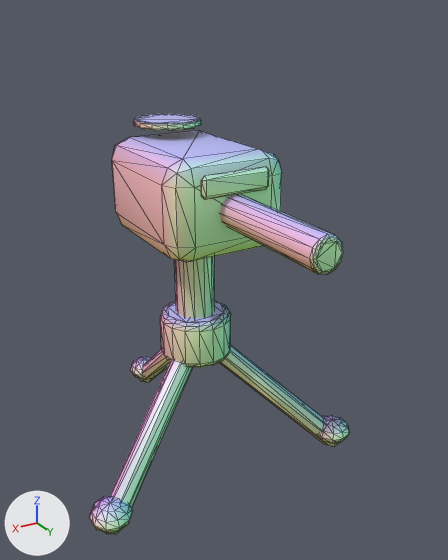
The glTF model game/assets/models/props/gad_sentry.glb, before and after one commit.
Camera for both pictures: a camera (50 mm lens) standing at (0.163, 0.306, 0.263) and looking at (-0.008, 0.02, 0.121). Arrows for +X, +Y and +Z are at lower left; the lights stay in place. The first picture is the older version. Mesh edges are drawn as thin lines. Where no turn or scale is listed for an object, it has been applied to the vertices. Vertices at exactly the same position are counted once.

Names of what the first picture shows: 'base', 'head'.
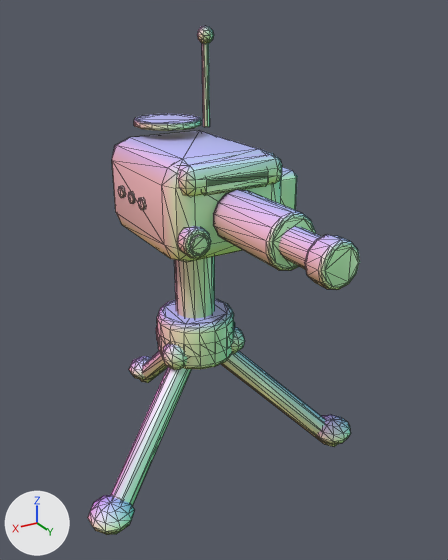
What differs and where, as boxes (x1, y1, x2, y2) in the pictures (448 x 560 px; the box of a moved part takes in the faces that stretch with it):
'head', reshaped (7% wider, 64% taller): before (112, 113, 344, 274); after (112, 26, 360, 290)
'base', reshaped: before (90, 256, 349, 534); after (88, 256, 351, 535)
part 1 of me_base, moved or reshaped: before (160, 300, 231, 367); after (157, 299, 234, 369)
part 2 of me_base, added: after (162, 344, 188, 370)
part 3 of me_base, added: after (231, 326, 245, 354)
part 4 of me_base, added (green): after (156, 322, 235, 357)
part 5 of me_head, added: after (279, 226, 322, 270)
part 6 of me_head, added: after (177, 226, 211, 258)
part 7 of me_head, added: after (202, 43, 210, 127)
part 8 of me_head, added: after (190, 235, 209, 255)
part 9 of me_head, added: after (197, 26, 214, 43)
part 10 of me_head, added: after (118, 186, 125, 198)
part 11 of me_head, added: after (128, 191, 135, 204)
part 12 of me_head, added: after (138, 197, 145, 210)
part 13 of me_head, added: after (213, 189, 316, 270)
part 14 of me_head, added: after (177, 153, 282, 197)
part 15 of me_head, added (green): after (281, 167, 297, 210)
part 16 of me_head, moved or reshaped: before (201, 171, 344, 274); after (203, 181, 360, 290)
part 17 of me_head, recoloured (darker): (207, 172, 268, 186) in both

The change, as a diff of the scene's bpy script:
```diff
--- a/game/assets/models/props/gad_sentry.glb.py
+++ b/game/assets/models/props/gad_sentry.glb.py
@@ mat_m_flat @@
+mat_m_flat = bpy.data.materials.new('M_flat')
+mat_m_flat.use_nodes = True; mat_m_flat.node_tree.nodes.clear()
+_N = mat_m_flat.node_tree.nodes; _L = mat_m_flat.node_tree.links
+n0 = _N.new('ShaderNodeBsdfPrincipled'); n0.name = 'Principled BSDF'
+n0.inputs[2].default_value = 0.4  # 'Roughness'
+n1 = _N.new('ShaderNodeOutputMaterial'); n1.name = 'Material Output'
+n2 = _N.new('ShaderNodeVertexColor'); n2.name = 'Color Attribute'
+_L.new(n0.outputs[0], n1.inputs[0])  # 'BSDF' to 'Surface'
+_L.new(n2.outputs[0], n0.inputs[0])  # 'Color' to 'Base Color'
@@ mat_m_glass @@
+mat_m_glass = bpy.data.materials.new('M_glass')
+mat_m_glass.use_nodes = True; mat_m_glass.node_tree.nodes.clear()
+_N = mat_m_glass.node_tree.nodes; _L = mat_m_glass.node_tree.links
+n0 = _N.new('ShaderNodeBsdfPrincipled'); n0.name = 'Principled BSDF'
+n0.inputs[2].default_value = 0.4  # 'Roughness'
+n1 = _N.new('ShaderNodeOutputMaterial'); n1.name = 'Material Output'
+n2 = _N.new('ShaderNodeVertexColor'); n2.name = 'Color Attribute'
+_L.new(n0.outputs[0], n1.inputs[0])  # 'BSDF' to 'Surface'
+_L.new(n2.outputs[0], n0.inputs[0])  # 'Color' to 'Base Color'
@@ mat_m_emissive @@
+mat_m_emissive = bpy.data.materials.new('M_emissive')
+mat_m_emissive.use_nodes = True; mat_m_emissive.node_tree.nodes.clear()
+_N = mat_m_emissive.node_tree.nodes; _L = mat_m_emissive.node_tree.links
+n0 = _N.new('ShaderNodeBsdfPrincipled'); n0.name = 'Principled BSDF'
+n0.inputs[2].default_value = 0.4  # 'Roughness'
+n1 = _N.new('ShaderNodeOutputMaterial'); n1.name = 'Material Output'
+n2 = _N.new('ShaderNodeVertexColor'); n2.name = 'Color Attribute'
+_L.new(n0.outputs[0], n1.inputs[0])  # 'BSDF' to 'Surface'
+_L.new(n2.outputs[0], n0.inputs[0])  # 'Color' to 'Base Color'
@@ me_base @@
-me_base.from_pydata(...)  # 426 vertices, 820 faces; spans x -0.088..0.09, y -0.102..0.059, z -0.007..0.15
+me_base.from_pydata(...)  # 692 vertices, 1304 faces; spans x -0.089..0.091, y -0.103..0.06, z -0.007..0.15
+# me_base part 1: the loose piece of 96 vertices spanning x -0.022..0.022, y -0.022..0.022, z 0.065..0.095 is scaled about its middle by (1.1, 1.1, 1)
+# me_base part 2: a new loose piece, an icosphere of 80 faces spanning x 0.01..0.028, y 0.002..0.02, z 0.065..0.083, in mat_m_metal
+# me_base part 3: a new loose piece, an icosphere of 80 faces spanning x -0.028..-0.01, y 0.002..0.02, z 0.065..0.083, in mat_m_metal
+# me_base part 4: a new loose piece of 32 vertices spanning x -0.025..0.025, y -0.025..0.025, z 0.076..0.084, in mat_m_flat
+# other edits to the shape of me_base do not show in these pictures
 me_base.materials.append(mat_m_metal)
 me_base.materials.append(mat_m_toon_base)
+me_base.materials.append(mat_m_flat)
@@ me_head @@
-me_head.from_pydata(...)  # 236 vertices, 456 faces; spans x -0.035..0.035, y -0.05..0.12, z -0.027..0.037
+me_head.from_pydata(...)  # 674 vertices, 1284 faces; spans x -0.059..0.036, y -0.05..0.128, z -0.027..0.087
+# me_head part 5: the loose piece of 72 vertices spanning x -0.009..0.009, y 0.04..0.12, z -0.009..0.009 is copied, and the copy is scaled about its middle by (0.878, 0.617, 0.878), then moved by (0.0, 0.02, -0.002); it spans x -0.008..0.008, y 0.075..0.125, z -0.01..0.006
+# me_head part 6: the loose piece of 72 vertices spanning x -0.009..0.009, y 0.04..0.12, z -0.009..0.009 is copied, and the copy is scaled about its middle by (0.878, 0.106, 0.878), then moved by (0.024, -0.035, -0.012); it spans x 0.016..0.032, y 0.04..0.05, z -0.02..-0.004
+# me_head part 7: a new loose piece, a 6-sided cylinder along z spanning x -0.0277..-0.0243, y -0.032..-0.028, z 0.03..0.08, in mat_m_metal
+# me_head part 8: a new loose piece, a 10-sided cylinder along y spanning x 0.0192..0.0288, y 0.0495..0.0515, z -0.017..-0.007, in mat_m_glass
+# me_head part 9: a new loose piece, an icosphere of 80 faces spanning x -0.031..-0.021, y -0.035..-0.025, z 0.077..0.087, in mat_m_emissive
+# me_head part 10: a new loose piece, an 8-sided cylinder along x spanning x 0.0345..0.0359, y -0.0235..-0.0165, z -0.0035..0.0035, in mat_m_flat
+# me_head part 11: a new loose piece, an 8-sided cylinder along x spanning x 0.0345..0.0359, y -0.0095..-0.0025, z -0.0035..0.0035, in mat_m_flat
+# me_head part 12: a new loose piece, an 8-sided cylinder along x spanning x 0.0345..0.0359, y 0.0045..0.0115, z -0.0035..0.0035, in mat_m_flat
+# me_head part 13: a new loose piece of 84 vertices spanning x -0.014..0.014, y 0.045..0.095, z -0.016..0.012, in mat_m_metal
+# me_head part 14: a new loose piece of 56 vertices spanning x -0.03..0.03, y 0.024..0.048, z 0.01..0.026, in mat_m_team
+# me_head part 15: a new loose piece of 24 vertices spanning x -0.058..-0.034, y -0.025..0.025, z -0.026..0.01, in mat_m_toon_base
+# me_head part 16: 12 vertices moved from x -0.02..0.02, y 0.044..0.048, z 0.009..0.011 to x -0.02..0.02, y 0.044..0.048, z 0.011..0.013; 71 vertices removed from x -0.009..0.009, y 0.04..0.12, z -0.009..0.009; 71 vertices added at x -0.011..0.011, y 0.116..0.128, z -0.013..0.009
+# me_head part 17: 14 kept faces spanning x -0.02..0.02, y 0.044..0.048, z 0.011..0.021 get new vertex colours
+# other edits to the shape of me_head do not show in these pictures
 me_head.materials.append(mat_m_team)
 me_head.materials.append(mat_m_metal)
+me_head.materials.append(mat_m_glass)
+me_head.materials.append(mat_m_emissive)
+me_head.materials.append(mat_m_toon_base)
+me_head.materials.append(mat_m_flat)
```
